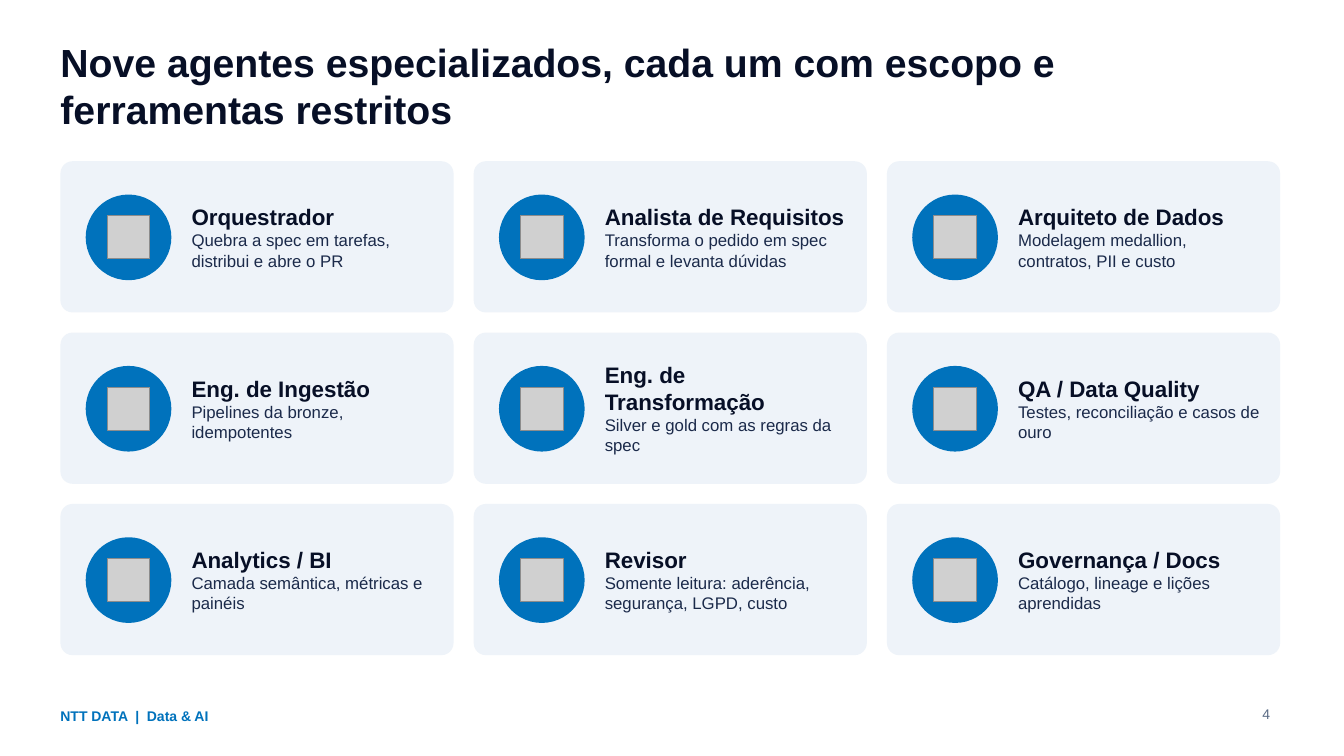
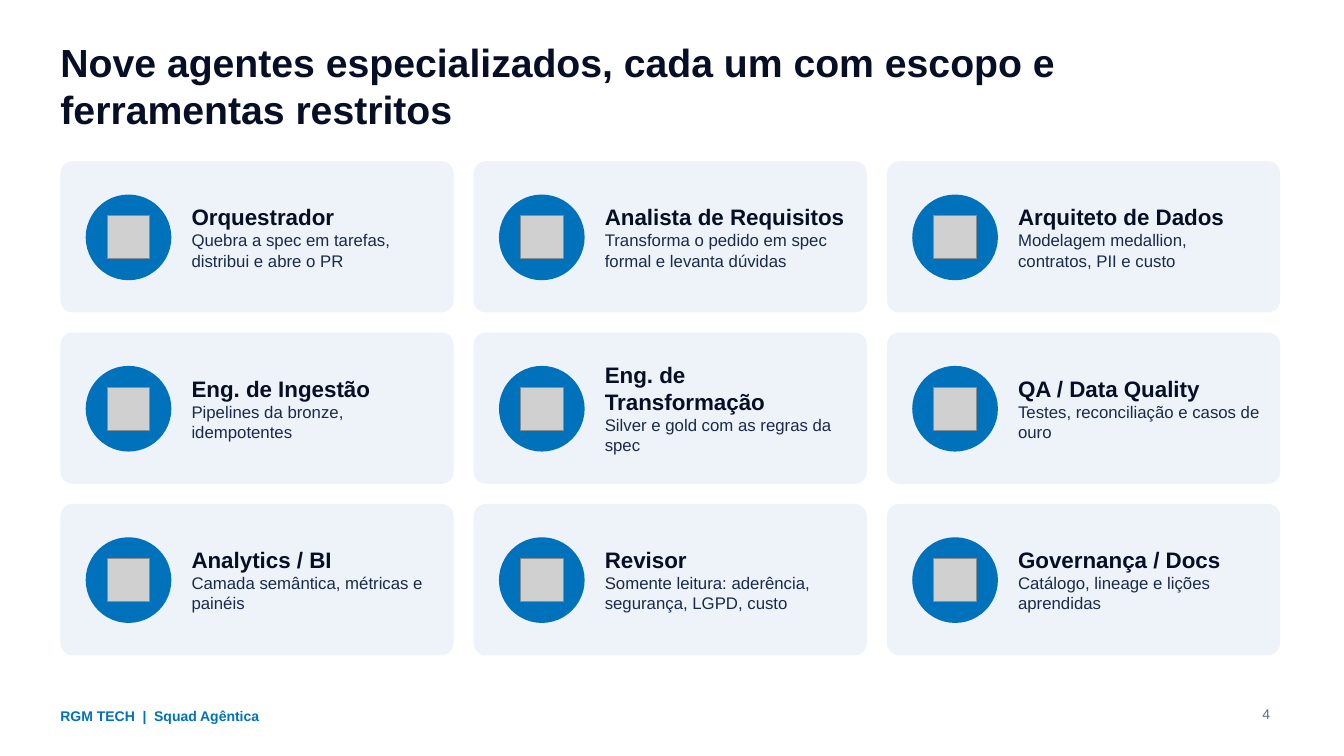
Before and after one commit to RGMThech/agentic-data-squad, a slide deck: slide 4 of docs/apresentacao/squad-agentica-data-analytics.pptx. Drawn at 1344x756 pixels with LibreOffice and Linux fonts; fonts in the diff are those of the drawing; grey boxes stand for pictures. Boxes give left, top, right and bottom in pixels: in the first picture for what was removed or moved away, otherwise in the second. Text is boxed around its words. In the diff, an @@ line names an element or a change of style, - is before the commit and + after.

```diff
--- a/docs/apresentacao/squad-agentica-data-analytics.pptx
+++ b/docs/apresentacao/squad-agentica-data-analytics.pptx
@@ text at [60,710,259,724]: text changed @@
-NTT DATA | Data & AI
+RGM TECH | Squad Agêntica
```
Also in this commit, not shown: 11 other slides changed, 6 other files.
